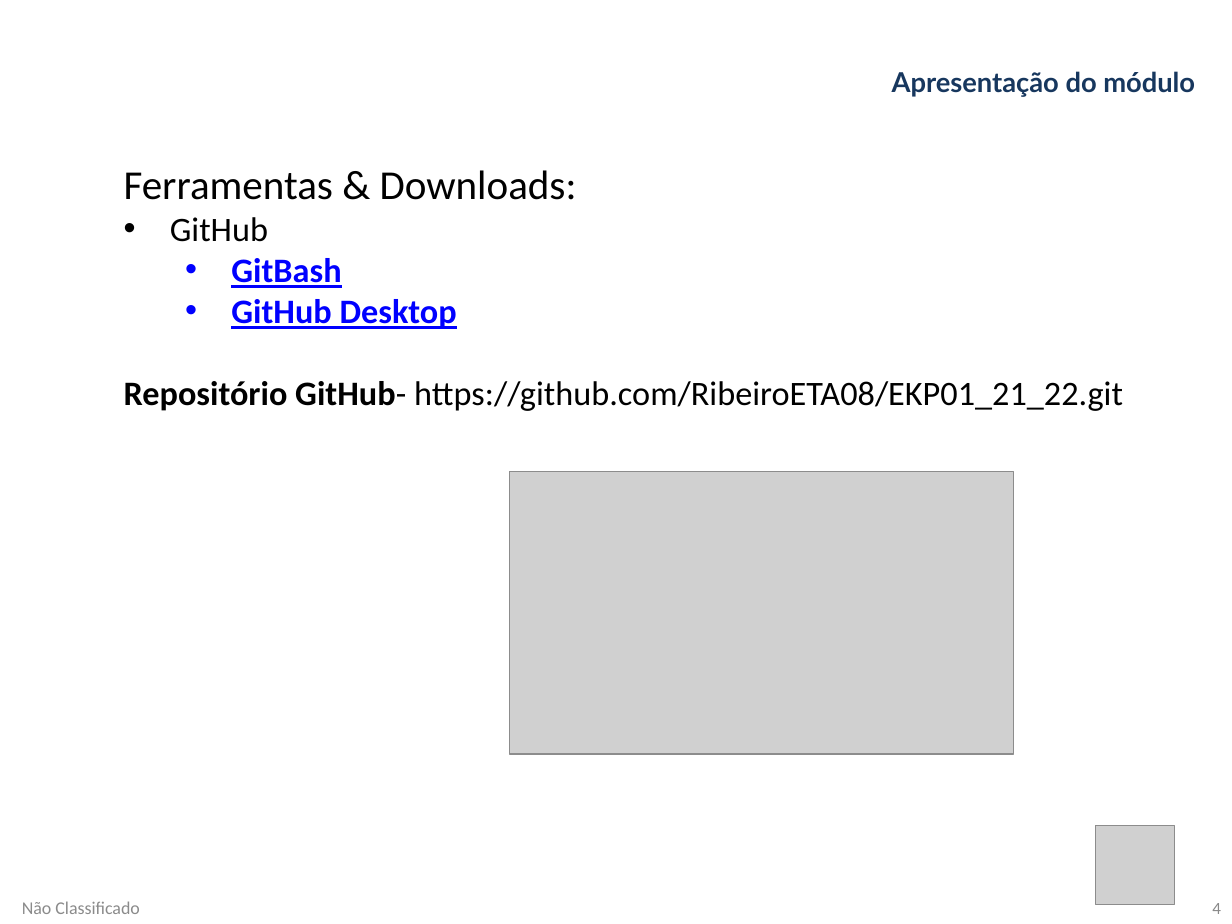
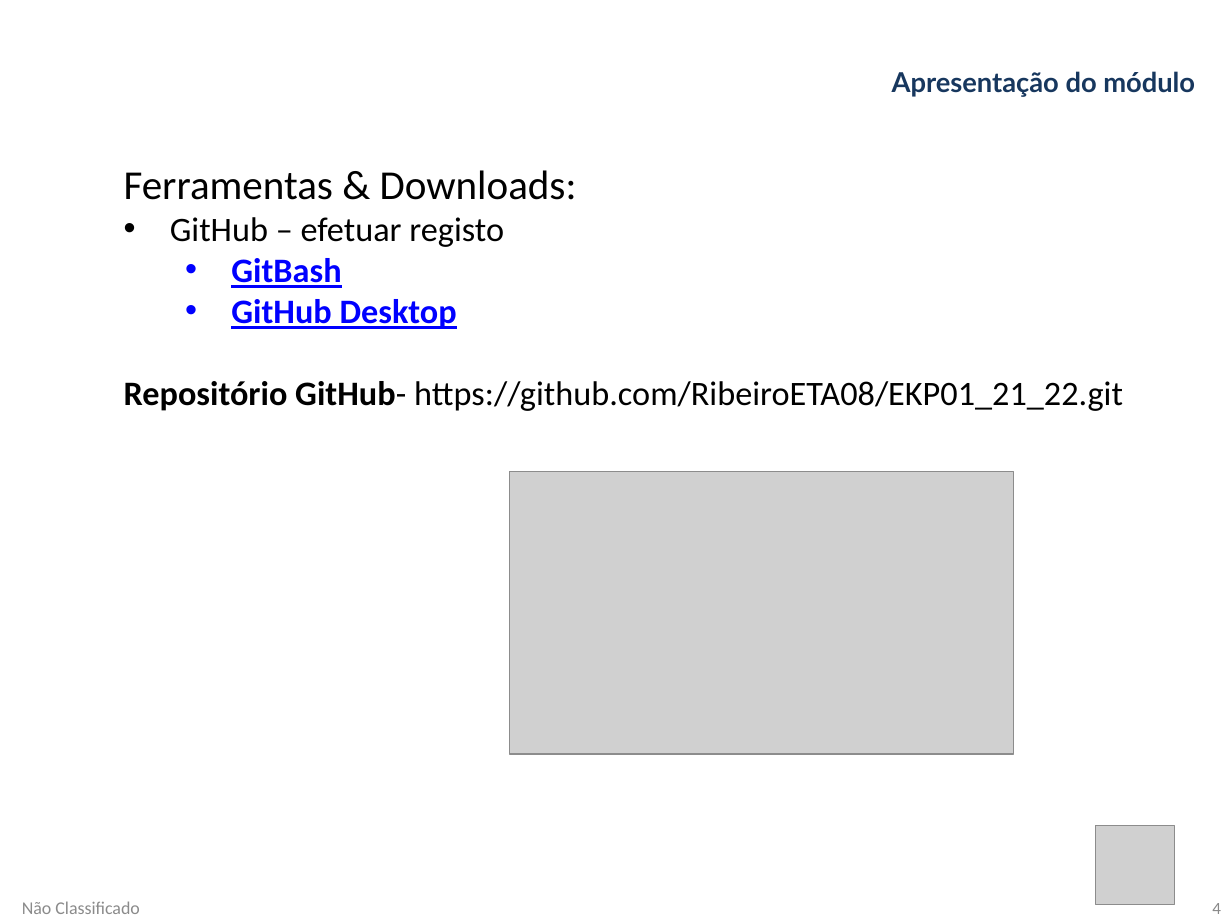
Before and after one commit to RibeiroETA08/EKP01_21_22, a slide deck: slide 4 of Slides/UFCD 0789- FJAVA (Inicial)/Apres/Apresentação.pptx. Drawn at 1232x924 pixels with LibreOffice and Linux fonts; fonts in the diff are those of the drawing; grey boxes stand for pictures; background and template pictures are left out. Boxes give left, top, right and bottom in pixels: in the first picture for what was removed or moved away, otherwise in the second. Text is boxed around its words. In the diff, an @@ line names an element or a change of style, - is before the commit and + after.

```diff
--- a/Slides/UFCD 0789- FJAVA (Inicial)/Apres/Apresentação.pptx
+++ b/Slides/UFCD 0789- FJAVA (Inicial)/Apres/Apresentação.pptx
@@ text at (170,217,504,247): text changed @@
-• GitHub
+• GitHub – efetuar registo
```
Also in this commit, not shown: 1 other slide changed, 6 other files.
